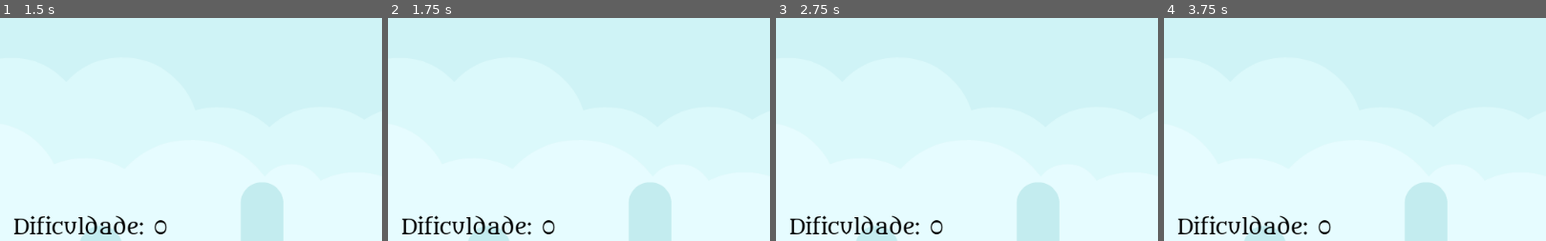
Above: before the commit, frames 1-4 (left to right).
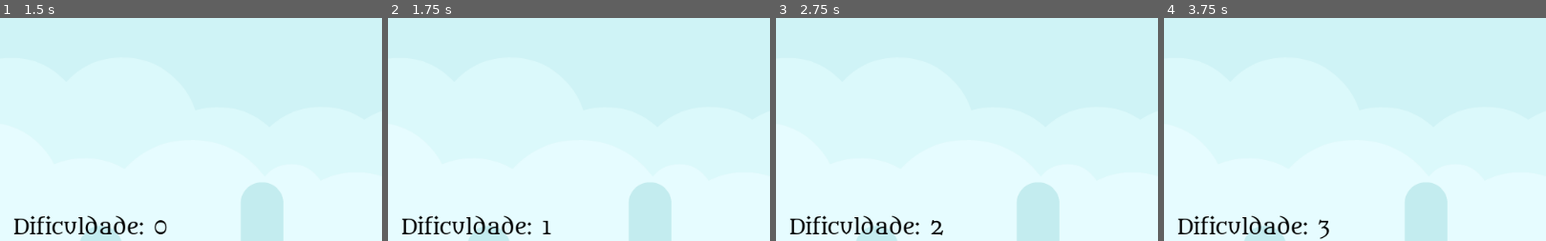
Above: after the commit, the same moments.

Repository: mariabergamin18/elite-penman-godotgame
Game: Godot game, scene res://Menu.tscn
Two runs of this game, one before a commit and one after it. Both use one fixed random seed, a clock stepped at 60 frames per second and the inputs below.
Inputs:
- Up to frame 1 (1.5 s): click "Começar" at 0.5 s; tap Enter at 1.25 s
- Up to frame 2 (1.75 s): no input
- Up to frame 3 (2.75 s): tap Space at 2 s
- Up to frame 4 (3.75 s): no input
The pictures show only the part of the screen within x 0-50%, y 50-100%; the shares and areas given below are measured in that part.

Frame 1 is identical in both runs. In frame 2, 0.1% of the frame differs, in the area x 40-44%, y 90-98%; in frame 3, 0.1%; in frame 4, 0.2%, in the area x 40-44%, y 90-100%.

Commit message:
Adding music

Diff:
--- a/Documents/github/elite-penman-godotgame/Main.gd
+++ b/Documents/github/elite-penman-godotgame/Main.gd
@@ -2,6 +2,7 @@
 
 var Enemy = preload("res://Enemy.tscn")
 
+onready var music_playing = $AudioStreamPlayer2D
 onready var enemy_container = $EnemyContainer
 onready var spawn_container = $SpawnContainer
 onready var spawn_timer = $SpawnTimer
@@ -91,6 +92,9 @@
 
 
 func game_over():
+	var musica_game_over = preload("res://Assets/Music/Game_over_soundtrack-Death-Is-Just-Another-Path.wav")
+	music_playing.stream = musica_game_over
+	music_playing.play()
 	game_over_screen.show()
 	spawn_timer.stop()
 	difficulty_timer.stop()
@@ -114,4 +118,7 @@
 
 
 func _on_RestartButton_pressed():
+	var main_music = preload("res://Assets/Music/Main_soundtrack a_knights_challenge.wav")
+	$AudioStreamPlayer2D.stream = main_music
+	$AudioStreamPlayer2D.play()
 	start_game()
--- a/Documents/github/elite-penman-godotgame/Main.tscn
+++ b/Documents/github/elite-penman-godotgame/Main.tscn
@@ -1,7 +1,8 @@
-[gd_scene load_steps=8 format=2]
+[gd_scene load_steps=9 format=2]
 
 [ext_resource path="res://Assets/kenney_platformer-pack-redux/PNG/Backgrounds/blue_grass.png" type="Texture" id=1]
 [ext_resource path="res://Metamorphous-Regular.ttf" type="DynamicFontData" id=2]
+[ext_resource path="res://Assets/Music/Main_soundtrack a_knights_challenge.wav" type="AudioStream" id=3]
 [ext_resource path="res://Main.gd" type="Script" id=4]
 
 [sub_resource type="DynamicFont" id=1]
@@ -55,7 +56,6 @@
 wait_time = 5.0
 
 [node name="DifficultyTimer" type="Timer" parent="."]
-wait_time = 10.0
 autostart = true
 
 [node name="CanvasLayer" type="CanvasLayer" parent="."]
@@ -166,6 +166,10 @@
 [node name="CollisionShape2D" type="CollisionShape2D" parent="LoseArea"]
 position = Vector2( -10.4281, 331.87 )
 shape = SubResource( 4 )
+
+[node name="AudioStreamPlayer2D" type="AudioStreamPlayer2D" parent="."]
+stream = ExtResource( 3 )
+autoplay = true
 [connection signal="timeout" from="SpawnTimer" to="." method="_on_SpawnTimer_timeout"]
 [connection signal="timeout" from="DifficultyTimer" to="." method="_on_DifficultyTimer_timeout"]
 [connection signal="pressed" from="CanvasLayer/GameOVerScreen/CenterContainer/VBoxContainer/RestartButton" to="." method="_on_RestartButton_pressed"]
--- a/Documents/github/elite-penman-godotgame/Menu.tscn
+++ b/Documents/github/elite-penman-godotgame/Menu.tscn
@@ -1,6 +1,7 @@
-[gd_scene load_steps=2 format=2]
+[gd_scene load_steps=3 format=2]
 
 [ext_resource path="res://Menu.gd" type="Script" id=1]
+[ext_resource path="res://Assets/Music/Menu_soundtrack-Woodland-Fantasy.wav" type="AudioStream" id=2]
 
 [node name="Menu" type="Control"]
 anchor_right = 1.0
@@ -39,6 +40,10 @@
 margin_right = 68.0
 margin_bottom = 68.0
 text = "Sair"
+
+[node name="AudioStreamPlayer" type="AudioStreamPlayer" parent="."]
+stream = ExtResource( 2 )
+autoplay = true
 [connection signal="pressed" from="VBoxContainer/StartButton" to="." method="_on_StartButton_pressed"]
 [connection signal="pressed" from="VBoxContainer/OptionButton" to="." method="_on_OptionButton_pressed"]
 [connection signal="pressed" from="VBoxContainer/QuitButton" to="." method="_on_QuitButton_pressed"]
Not shown, added: Documents/github/elite-penman-godotgame/Assets/Music/Game_over_soundtrack-Death-Is-Just-Another-Path.wav.import
Not shown, added: Documents/github/elite-penman-godotgame/Assets/Music/Main_soundtrack a_knights_challenge.wav.import
Not shown, added: Documents/github/elite-penman-godotgame/Assets/Music/Menu_soundtrack-Woodland-Fantasy.wav.import
Not shown, added: Documents/github/elite-penman-godotgame/Assets/Music/Game_over_soundtrack-Death-Is-Just-Another-Path.wav
Not shown, added: Documents/github/elite-penman-godotgame/Assets/Music/Main_soundtrack a_knights_challenge.wav
Not shown, added: Documents/github/elite-penman-godotgame/Assets/Music/Menu_soundtrack-Woodland-Fantasy.wav
